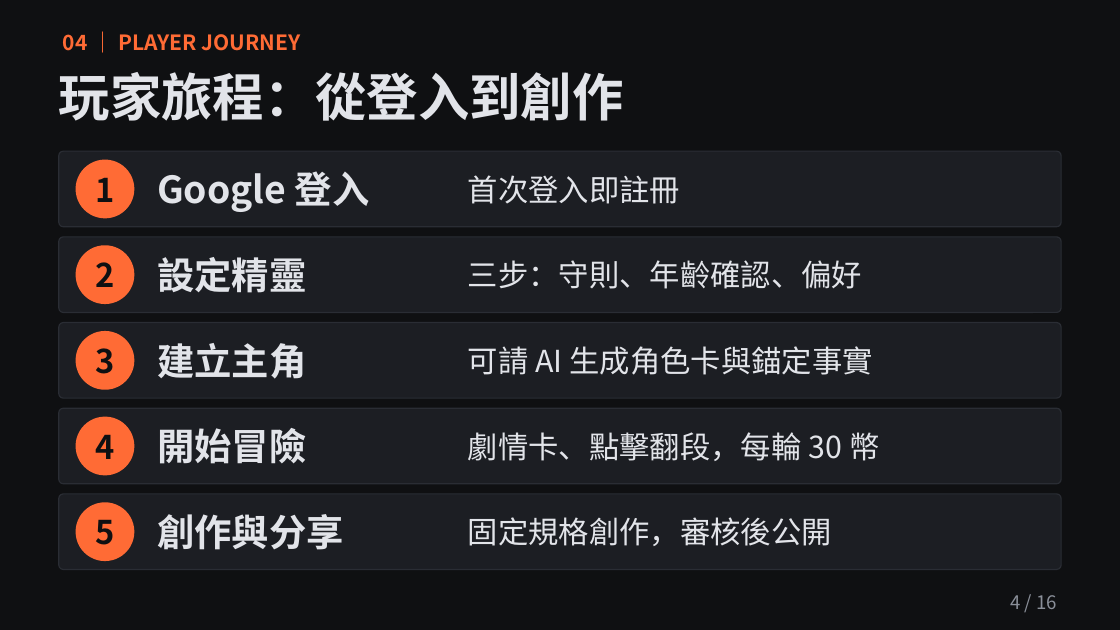
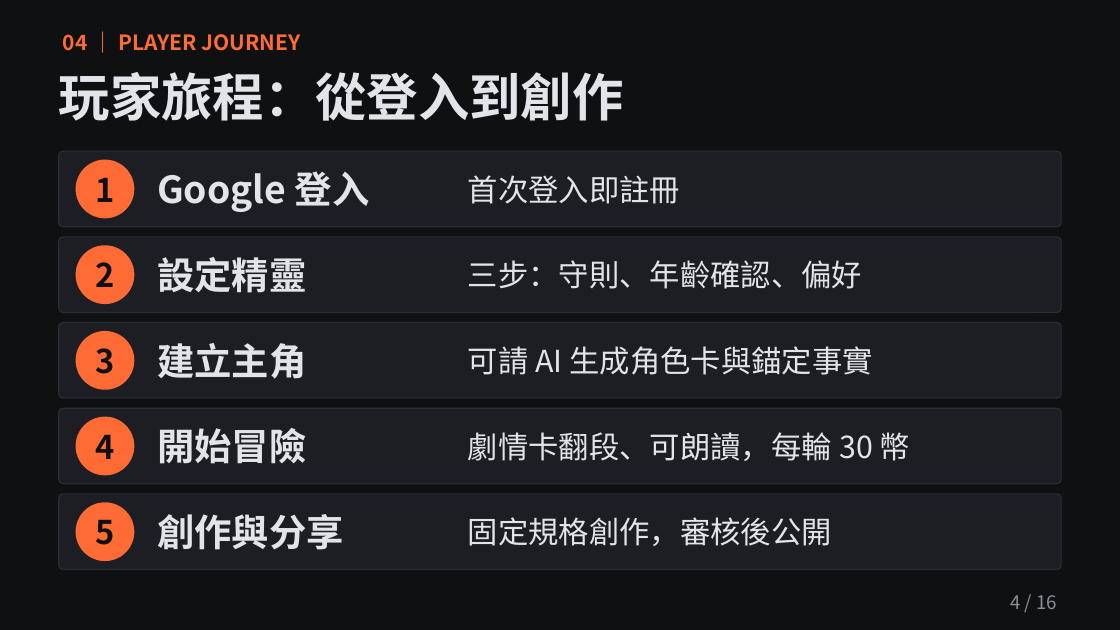
Before and after one commit to pp466pp466/R.A.C, a slide deck: slide 4 of docs/5.0簡報.pptx. Drawn at 1120x630 pixels with LibreOffice and Linux fonts; fonts in the diff are those of the drawing. Boxes give left, top, right and bottom in pixels: in the first picture for what was removed or moved away, otherwise in the second. Text is boxed around its words. In the diff, an @@ line names an element or a change of style, - is before the commit and + after.

```diff
--- a/docs/5.0簡報.pptx
+++ b/docs/5.0簡報.pptx
@@ text at (x1=468, y1=432, x2=910, y2=461): text changed @@
-劇情卡、點擊翻段，每輪 30 幣
+劇情卡翻段、可朗讀，每輪 30 幣
```
Also in this commit, not shown: 6 other slides changed, 9 other files.
